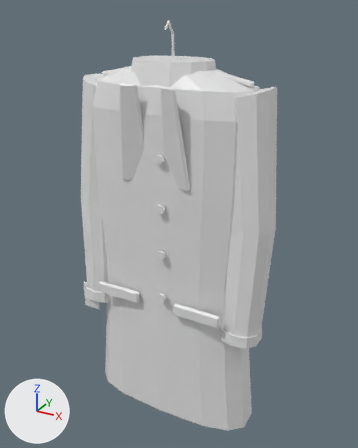
One commit to the FBX model unity/Assets/Exploration/StyleShop/Models/v3_hanging_coat.fbx: the scene before it, then after it.
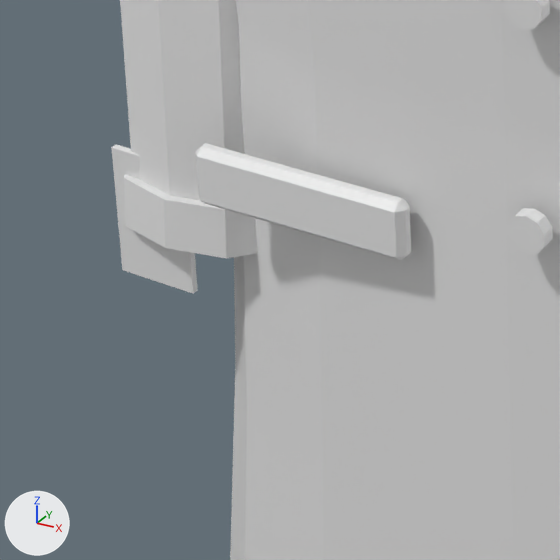
Each version appears first whole from a 50 mm lens placed at (0.599, -1.061, 1.577), pointed at (0.011, 0.009, 1.042), and next in a close-up on the part from 17% to 47% of the width and 57% to 80% of the height. The lights are fixed; the arrows at lower left show +X, +Y and +Z. The first two pictures are the older version. Where no turn or scale is listed for an object, it has been applied to the vertices.

The first close-up shows 'HC_CoatTag', 'v3_hanging_coat'.
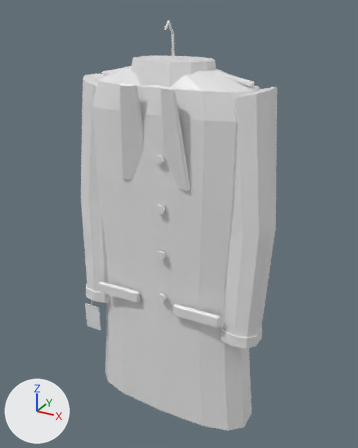
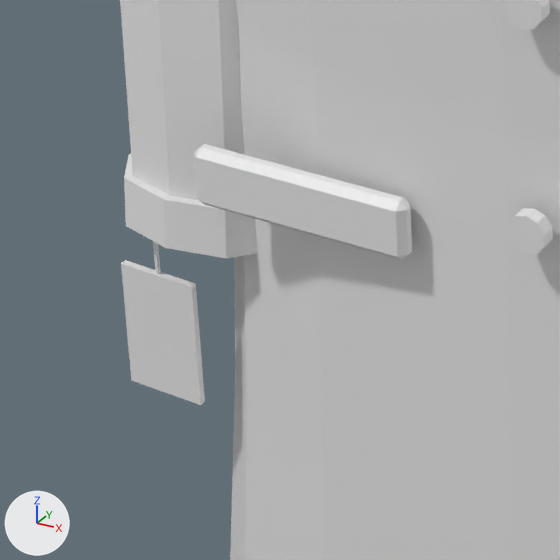
The change, as a list of edits to the scene's bpy script:
```text
Change ob_hc_coattag:
    ob_hc_coattag.location: (-0.24, -0.075, 0.79) -> (-0.245, -0.07, 0.71)
```

Pixel boxes [x1, y1, x2, y2] of what changed, in the close-ups (560 x 560 px):
'HC_CoatTag', moved
    before: [111, 144, 198, 294]
    after: [121, 241, 205, 405]
